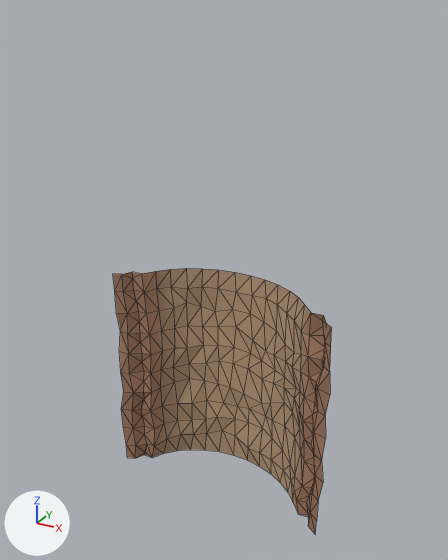
Before and after pictures for a commit that changed the FBX model Game/Assets/Resources/Graphic/BG/Map/Map_002.FBX.
The view is the same before and after, from a 50 mm camera at (13.7, -24.2, 18.8) aimed at (-0.1, 0.8, 6.3). The lights are fixed; the arrows at lower left show +X, +Y and +Z. Mesh edges are drawn as thin lines.

In view in the first picture: 'Map_002'.
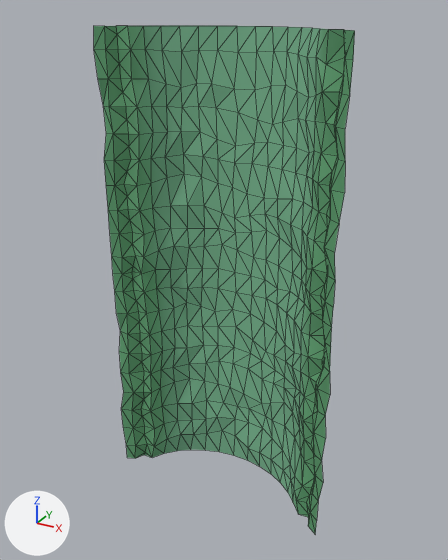
The newer file is also turned or shifted as a whole; pictures and numbers use the older file's frame.

Where the change shows, as pixel boxes (x1, y1, x2, y2) in the pictures (448 x 560 px):
```json
{"object": "Map_002", "change": "reshaped", "before": [113, 268, 332, 534], "after": [94, 26, 355, 534], "on screen": "19% wider, 91% taller"}
{"part": 1, "of": "me_mesh", "change": "built on", "before": [142, 269, 311, 331], "after": [94, 26, 355, 331]}
{"part": 2, "of": "me_mesh", "change": "recoloured", "before": [113, 268, 332, 534], "after": [113, 268, 332, 534], "on screen": "brown to green"}
```

The change, as JSON lines over the scene's bpy script:
```json
{"op": "add", "block": "img_map_001_png", "code": ["img_map_001_png = load_image('Map_001.png', 'Map_001.png', 128, 128, 'sRGB')"]}
{"op": "add", "block": "mat_material__25", "code": ["mat_material__25 = principled_material('Material #25')", "mat_material__25.texture = img_map_001_png", "mat_material__25.roughness = 0.859"]}
{"block": "me_mesh", "where": "# used by ob_map_002; location = (0.0, 0.0, 0.0)"}
{"op": "remove", "block": "me_mesh", "code": "me_mesh.from_pydata(...)  # 240 vertices, 420 faces; spans x -6.01..6.39, y -0.88..2.55, z -6.0..6.0"}
{"op": "add", "block": "me_mesh", "code": "me_mesh.from_pydata(...)  # 460 vertices, 840 faces; spans x -6.01..6.39, y -0.88..2.55, z -6.0..18.0"}
{"block": "me_mesh", "change": "me_mesh part 1"}
{"block": "me_mesh", "change": "4 vertices move from x -4.09..4.32, y 0.66..2.4, z 6.0 to x -4.09..4.32, y 0.66..2.4, z 5.79..6.11"}
{"block": "me_mesh", "change": "215 vertices are added at x -5.96..6.25, y -0.88..2.53, z 6.35..18.0"}
{"block": "me_mesh", "change": "5 new vertices lie (0.47, 0.18, 0.0) away from vertices in x -5.87..-5.86, y -0.72, z 8.23..18.0"}
{"block": "me_mesh", "change": "420 new faces join them"}
{"block": "me_mesh", "change": "me_mesh part 2: 420 faces spanning x -6.01..6.39, y -0.88..2.55, z -6.0..6.11 switch from mat_material__26 (picture img_map_002_png) to mat_material__25 (picture img_map_001_png)"}
```
